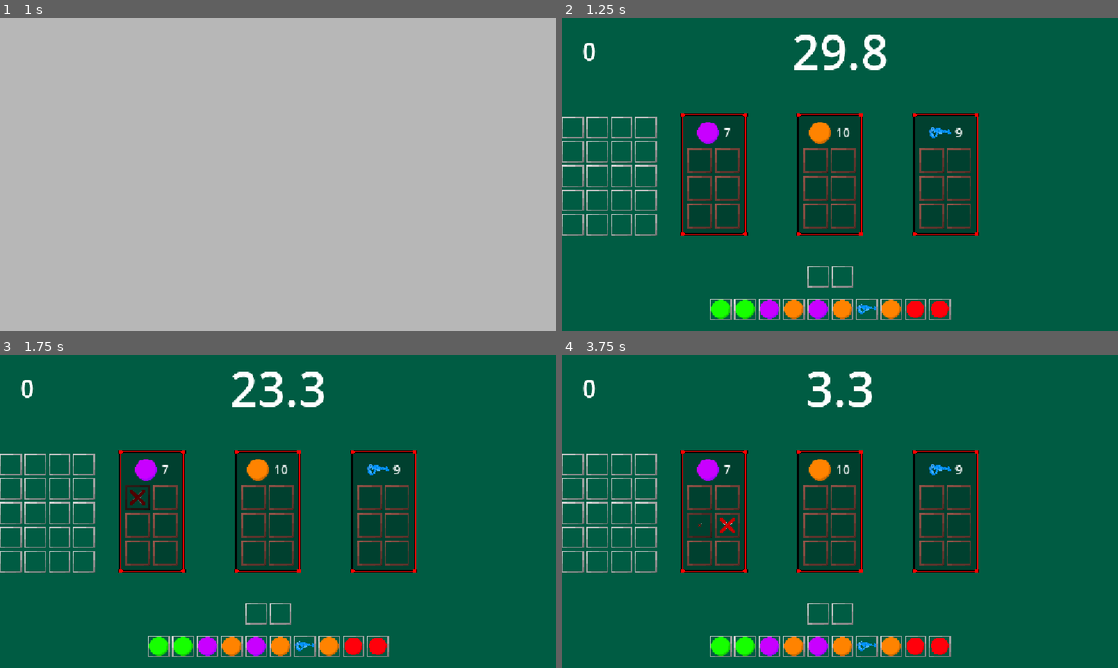
Above: before the commit, frames 1-4 (two rows, left to right).
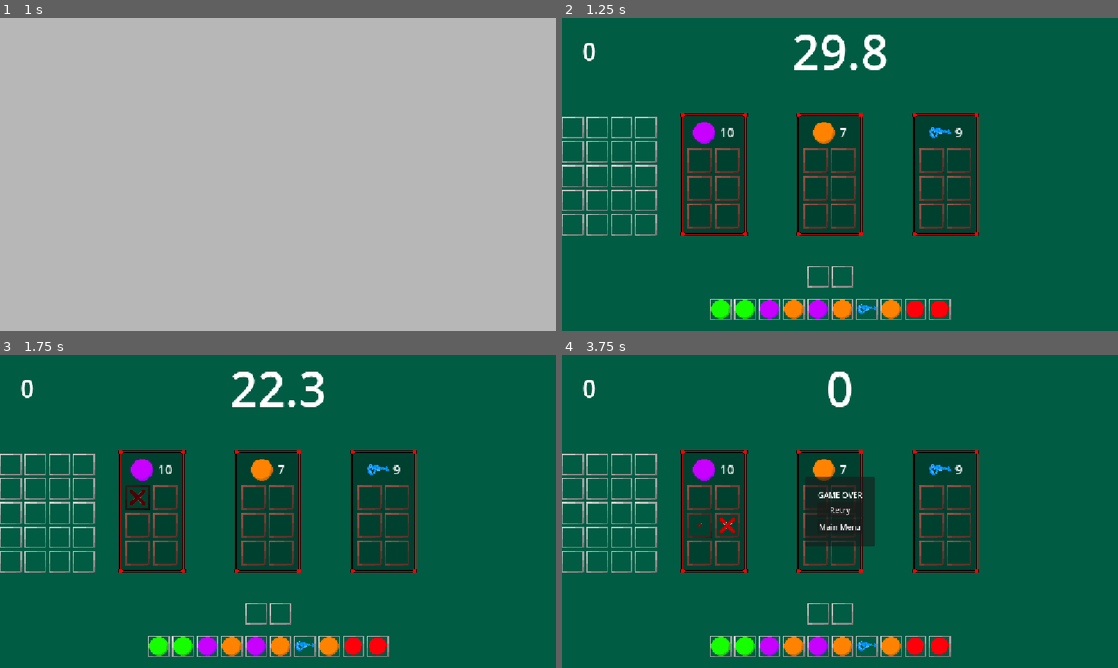
Above: after the commit, the same moments.

Repository: TobiHudi/Liberio
Game: Godot game, scene res://scenes/levels/main_menu.tscn
The game is run twice, just before and just after one commit, with the same random seed, the same clock (stepped at 60 frames per second) and the same inputs.
Inputs (mouse positions are in pixels of both pictures, inside the frame that each line leads up to):
- Up to frame 1 (1 s): click "Start" at 0.5 s
- Up to frame 2 (1.25 s): no input
- Up to frame 3 (1.75 s): click (139, 498) at 1.27 s
- Up to frame 4 (3.75 s): click (728, 498) at 2.02 s; click (701, 524) at 2.77 s; click (728, 524) at 3.52 s

Frame 1 is identical in both runs. In frame 2, 0.3% of the frame differs, in the area x 23-52%, y 33-41%; in frame 3, 0.5%; in frame 4, 2.7%, in the area x 23-57%, y 5-62%.

Commit message:
Shelf Points Visuals
-Added Visuals for Shelf Points, after completing a Shelf.

-Combined set_up_resource_table with slot_attributes.

-Changed themes location from resources/data to resources/themes

-tween_animation is now not only bound to TextureButton, but can now be used by any Node.

Diff:
--- a/prototype-17082026/resources/scripts/game_logic/inventory_base.gd
+++ b/prototype-17082026/resources/scripts/game_logic/inventory_base.gd
@@ -121,7 +121,7 @@
 		on_item_failure(slot, index)
 		print_debug(get_selected_item().capitalize() + " kann nicht mit " + get_slot_id(slot).capitalize() + " getauscht werden!")
 
-func tween_animation(slot : TextureButton, animation_state: AnimationState) -> void:
+func tween_animation(slot : Control, animation_state: AnimationState) -> void:
 
 	var tween : Tween = create_tween()
 
--- a/prototype-17082026/resources/scripts/game_logic/item_randomizer.gd
+++ b/prototype-17082026/resources/scripts/game_logic/item_randomizer.gd
@@ -1,7 +1,7 @@
 extends InventoryBase
 
 @export var respawn_time : float
-var progress_bar_stylebox : StyleBoxFlat = preload("res://resources/data/progress_bar.tres")
+var progress_bar_stylebox : StyleBoxFlat = preload("res://resources/themes/progress_bar.tres")
 var progress_bar_stylebox_empty : StyleBoxFlat = preload("res://resources/data/empty_stylebox.tres")
 var to_spawn : Array[String] = ResourceTable.ITEMS
 var center_container : CenterContainer = CenterContainer.new()
--- a/prototype-17082026/resources/scripts/game_objects/shelf.gd
+++ b/prototype-17082026/resources/scripts/game_objects/shelf.gd
@@ -11,20 +11,21 @@
 var timer : Timer = Timer.new()
 var label : Label = Label.new()
 var item_picture : TextureRect = TextureRect.new()
+var points_label : Label = Label.new()
+
+var chosen_shelf
 
 func _ready() -> void:
-	set_up_resource_table_data()
 	self.scale = Vector2(1.6, 1.6)
 	empty_slot_texture = load("res://assets/textures/products/shelf_slot.png")
 	fallback_texture =load("res://assets/textures/products/shelf_slot.png")
 	super._ready()
+	set_up_resource_table_data_and_slot_attributes()
 	label.text = str("%.0f" % clear_shelf_time)
 	can_replace_item_slot = false
 	can_take_item_out_of_slot = false
 
-	for slot in slot_container.get_children():
-		if slot is TextureButton:
-			slot.button_down.connect(check_shelf_status)
+
 	timer.one_shot = true
 	add_child(timer)
 	label.horizontal_alignment = HORIZONTAL_ALIGNMENT_CENTER
@@ -56,10 +57,13 @@
 		tweeny_pulse.set_loops()
 		tweeny_pulse.tween_property(slot_container, "modulate", Color(1, 1, 1, 0), 0.2).set_ease(Tween.EASE_IN)
 		tweeny_pulse.tween_property(slot_container, "modulate", Color(1, 1, 1, 1), 0.2).set_ease(Tween.EASE_OUT)
-
+		tween_animation(points_label, AnimationState.OUT)
+		await get_tree().create_timer(1).timeout
+		tween_animation(points_label, AnimationState.IN)
 		#Startet den Timer für das Zurücksetzen des Regals
 		timer.start(clear_shelf_time)
 		await timer.timeout
+
 		randomize_shelf()
 
 		#Setzt den Label Text + Entfernt den Pulse Effekt.
@@ -84,7 +88,7 @@
 		print_debug("ALLE SLOTS BEFÜLLT :D")
 
 func on_item_accept(item_id : String, _index : int) -> bool:
-	return item_id == allowed_item
+	return item_id == allowed_item #Returned true wenn item_id == allowed_item
 func on_item_failure(slot : TextureButton, index : int) -> void:
 	print_debug(allowed_item)
 	super.on_item_failure(slot, index)
@@ -97,10 +101,10 @@
 	print_debug(full_path)
 	item_picture.texture = load(full_path)
 
-func set_up_resource_table_data() -> void:
+func set_up_resource_table_data_and_slot_attributes() -> void:
 	var resource_table_size = ResourceTable.SHELVES.size()
 	GameManager.chosen_shelf = ResourceTable.SHELVES.keys()[randi() % resource_table_size]
-	var chosen_shelf = GameManager.chosen_shelf
+	chosen_shelf = GameManager.chosen_shelf
 	var current_shelf = ResourceTable.SHELVES.get(chosen_shelf)
 	print_debug(chosen_shelf)
 	if current_shelf == null:
@@ -110,9 +114,19 @@
 		penalty_time = 999
 		clear_shelf_time = 999
 		$CenterContainer/Panel/NinePatchRect.texture = null
-		return
-	bonus_time = current_shelf.reward_time
-	bonus_points = current_shelf.points
-	penalty_time = current_shelf.penalty_time
-	clear_shelf_time = current_shelf.clear_time
-	$CenterContainer/Panel/NinePatchRect.texture = current_shelf.texture
+	else:
+		bonus_time = current_shelf.reward_time
+		bonus_points = current_shelf.points
+		penalty_time = current_shelf.penalty_time
+		clear_shelf_time = current_shelf.clear_time
+		$CenterContainer/Panel/NinePatchRect.texture = current_shelf.texture
+
+	$CenterContainer.add_child(points_label)
+	print_debug("Label created")
+	points_label.pivot_offset_ratio = Vector2(0.5, 0.5)
+	points_label.text = str(current_shelf.points)
+
+	tween_animation(points_label, AnimationState.IN)
+	for slot in slot_container.get_children():
+		if slot is TextureButton:
+			slot.button_down.connect(check_shelf_status)
--- a/prototype-17082026/resources/scripts/game_objects/trashcan.gd
+++ b/prototype-17082026/resources/scripts/game_objects/trashcan.gd
@@ -1,7 +1,7 @@
 extends InventoryBase
 
 @export var empty_trash_time : float
-var progress_bar_stylebox : StyleBoxFlat = preload("res://resources/data/progress_bar.tres")
+var progress_bar_stylebox : StyleBoxFlat = preload("res://resources/themes/progress_bar.tres")
 var progress_bar_stylebox_empty : StyleBoxFlat = preload("res://resources/data/empty_stylebox.tres")
 var center_container : CenterContainer = CenterContainer.new()
 
--- a/prototype-17082026/scenes/game_objects/shelf.tscn
+++ b/prototype-17082026/scenes/game_objects/shelf.tscn
@@ -60,3 +60,12 @@
 [node name="TimerAndItemContainer" type="HBoxContainer" parent="CenterContainer/Panel/MarginContainer/VBoxContainer" unique_id=441384942]
 layout_mode = 2
 alignment = 1
+
+[node name="Label" type="Label" parent="." unique_id=899158069]
+layout_mode = 1
+anchors_preset = 15
+anchor_right = 1.0
+anchor_bottom = 1.0
+grow_horizontal = 2
+grow_vertical = 2
+horizontal_alignment = 1
Renamed: prototype-17082026/resources/data/progress_bar.tres -> prototype-17082026/resources/themes/progress_bar.tres
